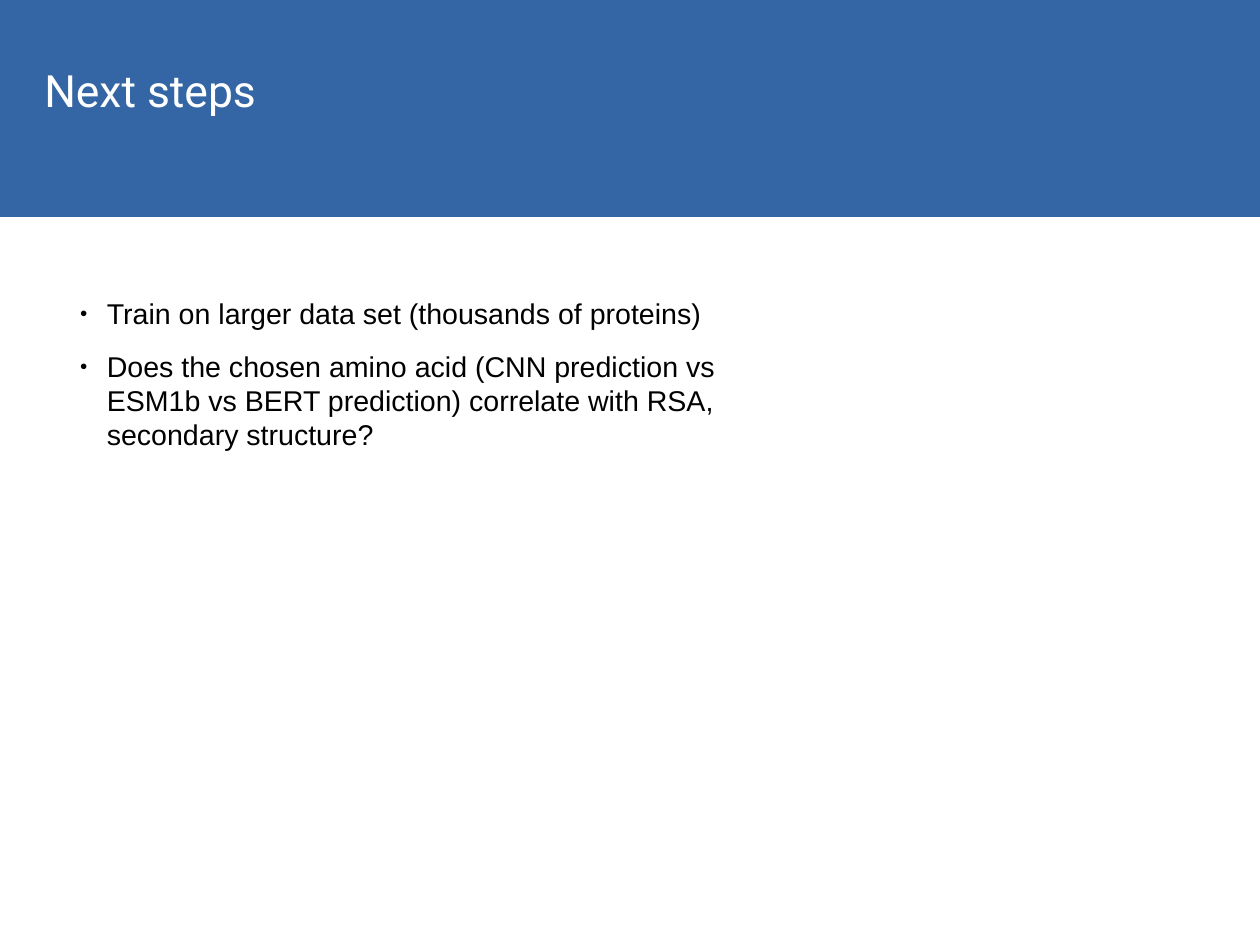
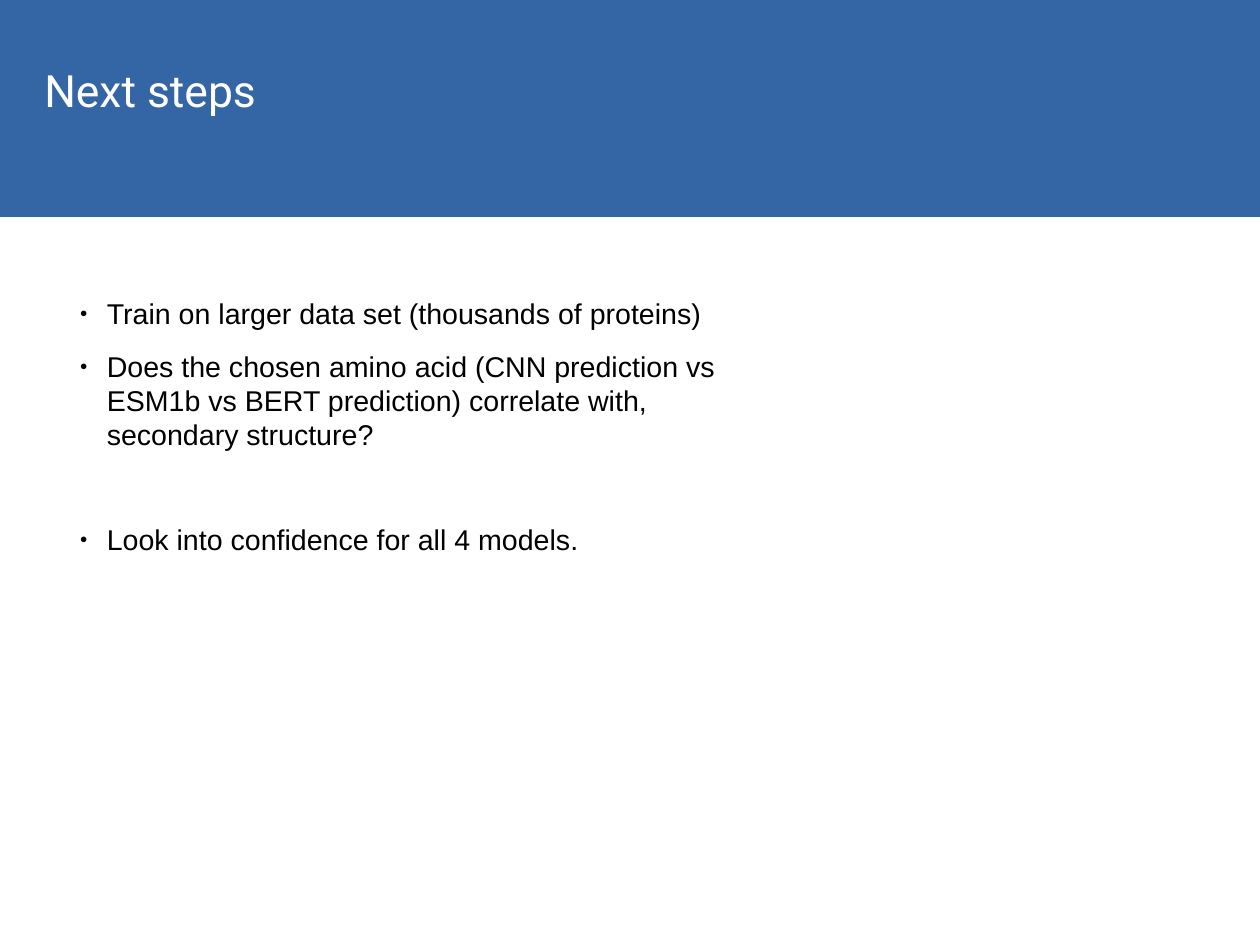
Before and after one commit to akulikova64/BERT_CNN_comparison, a slide deck: slide 28 of analysis/present_12_16_21.odp (slide 23 before the commit). Drawn at 1260x945 pixels with LibreOffice and Linux fonts; fonts in the diff are those of the drawing. Boxes give left, top, right and bottom in pixels: in the first picture for what was removed or moved away, otherwise in the second. Text is boxed around its words. In the diff, an @@ line names an element or a change of style, - is before the commit and + after.

```diff
--- a/analysis/present_12_16_21.odp
+++ b/analysis/present_12_16_21.odp
@@ text at (107, 356, 715, 551): text changed @@
-● Does the chosen amino acid (CNN prediction vs ESM1b vs BERT prediction) correlate with RSA, secondary structure?
+● Does the chosen amino acid (CNN prediction vs ESM1b vs BERT prediction) correlate with, secondary structure?
+● Look into confidence for all 4 models.
```
Also in this commit, not shown: 9 other slides changed, 8 slides added, 3 slides removed, 4 other files.
